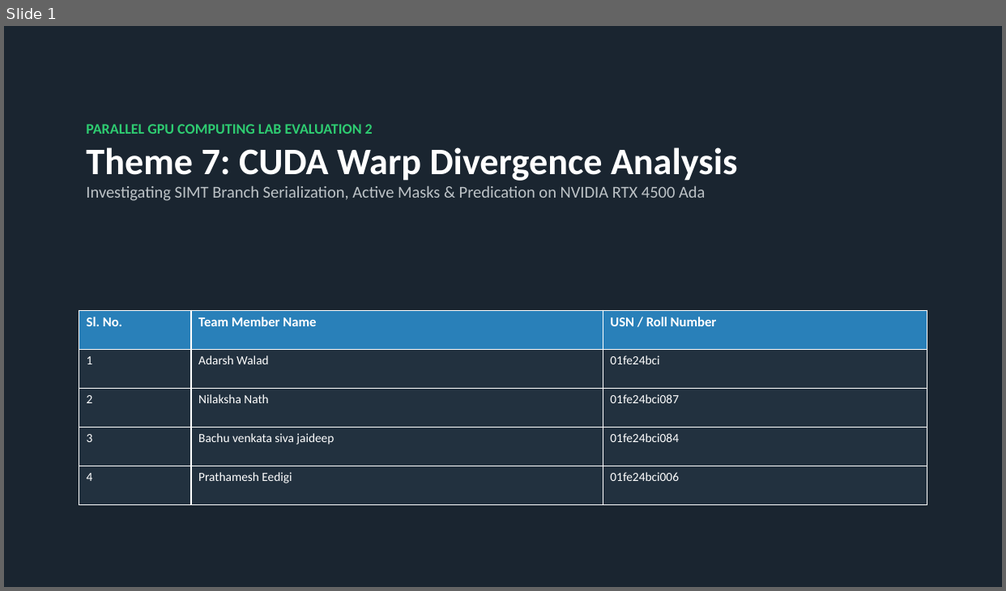
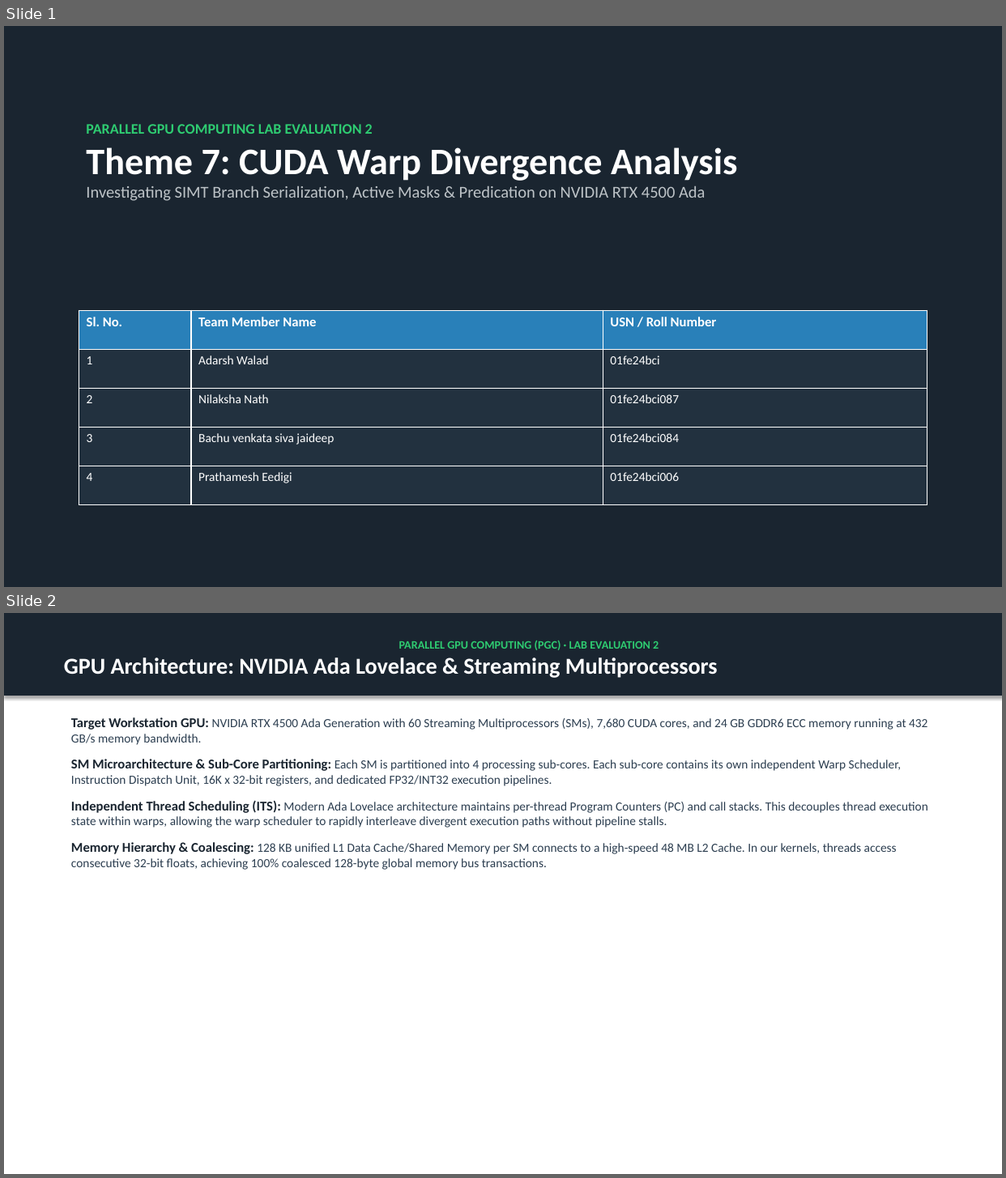
Before and after one commit to jaideep67/Parallel-Gpu-Computing, a slide deck: lab2_evaluation/presentation/PGC_Lab2_Warp_Divergence_Evaluation.pptx. Shown one above the other, each under a label of ours: slide 1 before the commit, slides 1 and 2 after it. The pictures are 1006x591 and 1006x1178 pixels, drawn with LibreOffice and Linux fonts; fonts in the diff are those of the drawing. Boxes give left, top, right and bottom in pixels: in the first picture for what was removed or moved away, otherwise in the second. Text is boxed around its words. In the diff, an @@ line names an element or a change of style, - is before the commit and + after.

Commit message:
Enhance README and Presentation: Add comprehensive GPU microarchitecture and refine documentation

```diff
--- a/lab2_evaluation/presentation/PGC_Lab2_Warp_Divergence_Evaluation.pptx
+++ b/lab2_evaluation/presentation/PGC_Lab2_Warp_Divergence_Evaluation.pptx
@@ slide 2 added at (4,613,1002,1174), background #FFFFFF @@
@@ rectangle added at (4,613,1002,696), fill #1A2530, outline #1A2530 0.75 pt, 22 pt, text #FFFFFF, bold @@
+PARALLEL GPU COMPUTING (PGC) · LAB EVALUATION 2
+GPU Architecture: NVIDIA Ada Lovelace & Streaming Multiprocessors
@@ text added at (71,717,928,870), 12 pt, text #2C3E50 @@
+Target Workstation GPU: NVIDIA RTX 4500 Ada Generation with 60 Streaming Multiprocessors (SMs), 7,680 CUDA cores, and 24 GB GDDR6 ECC memory running at 432 GB/s memory bandwidth.
+SM Microarchitecture & Sub-Core Partitioning: Each SM is partitioned into 4 processing sub-cores. Each sub-core contains its own independent Warp Scheduler, Instruction Dispatch Unit, 16K x 32-bit registers, and dedicated FP32/INT32 execution pipelines.
+Independent Thread Scheduling (ITS): Modern Ada Lovelace architecture maintains per-thread Program Counters (PC) and call stacks. This decouples thread execution state within warps, allowing the warp scheduler to rapidly interleave divergent execution paths without pipeline stalls.
+Memory Hierarchy & Coalescing: 128 KB unified L1 Data Cache/Shared Memory per SM connects to a high-speed 48 MB L2 Cache. In our kernels, threads access consecutive 32-bit floats, achieving 100% coalesced 128-byte global memory bus transactions.
```
Also in this commit, not shown: 2 other files.
